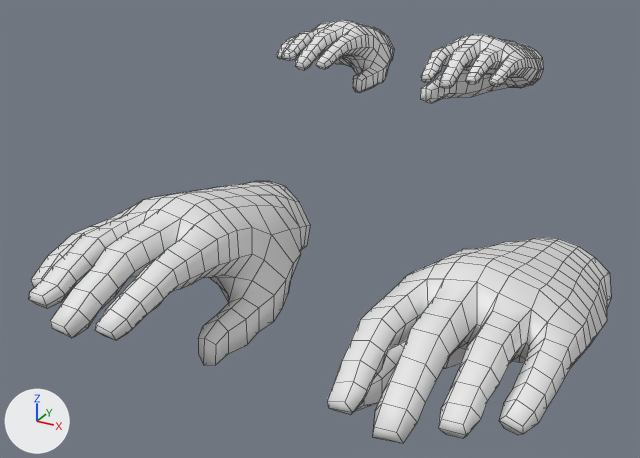
The Blender file BlenderSource/SK_CharacterHands_Rig_Anims.blend: old version first, new version second.
The view is the same before and after, from a 50 mm lens placed at (2.02, -3.54, 2.15), pointed at (-0.1, 0.31, 0.23). The lights are fixed; the arrows at lower left show +X, +Y and +Z. Mesh edges are drawn as thin lines.

The first picture shows 'Hands_Neutral', 'Hands_Neutral.001'.
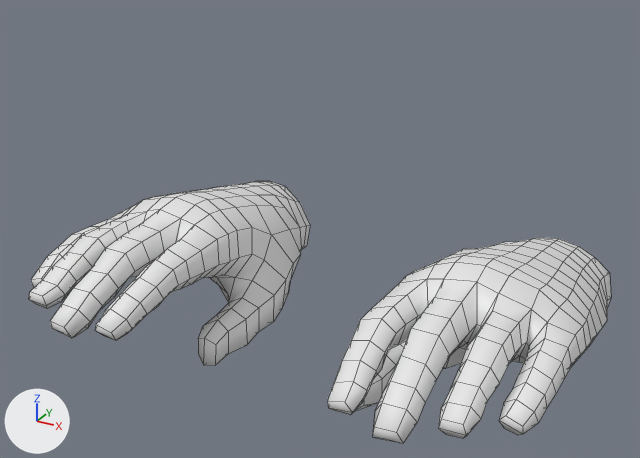
The change, as a list of edits to the scene's bpy script:
```text
Change ob_hands_neutral_001:
    add ob_hands_neutral_001.hide_set(True)
```

What differs and where, as boxes [x1, y1, x2, y2] in the pictures (640 x 458 px):
'Hands_Neutral.001', hidden
    before: [277, 20, 543, 103]
